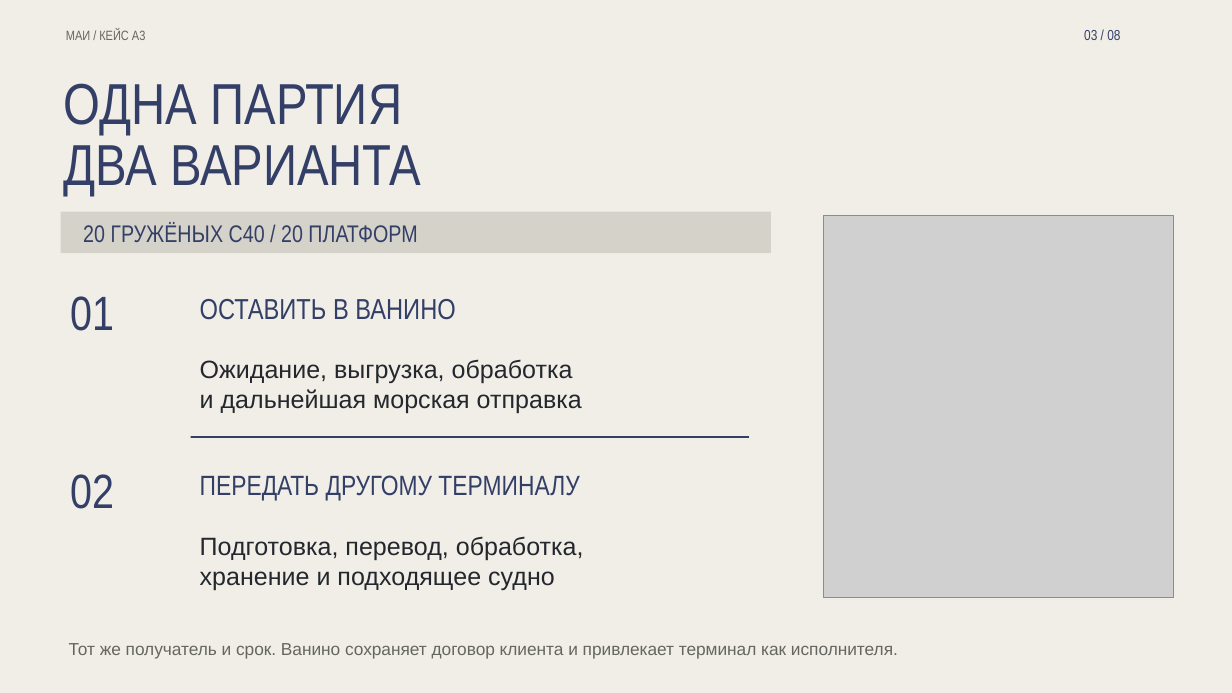
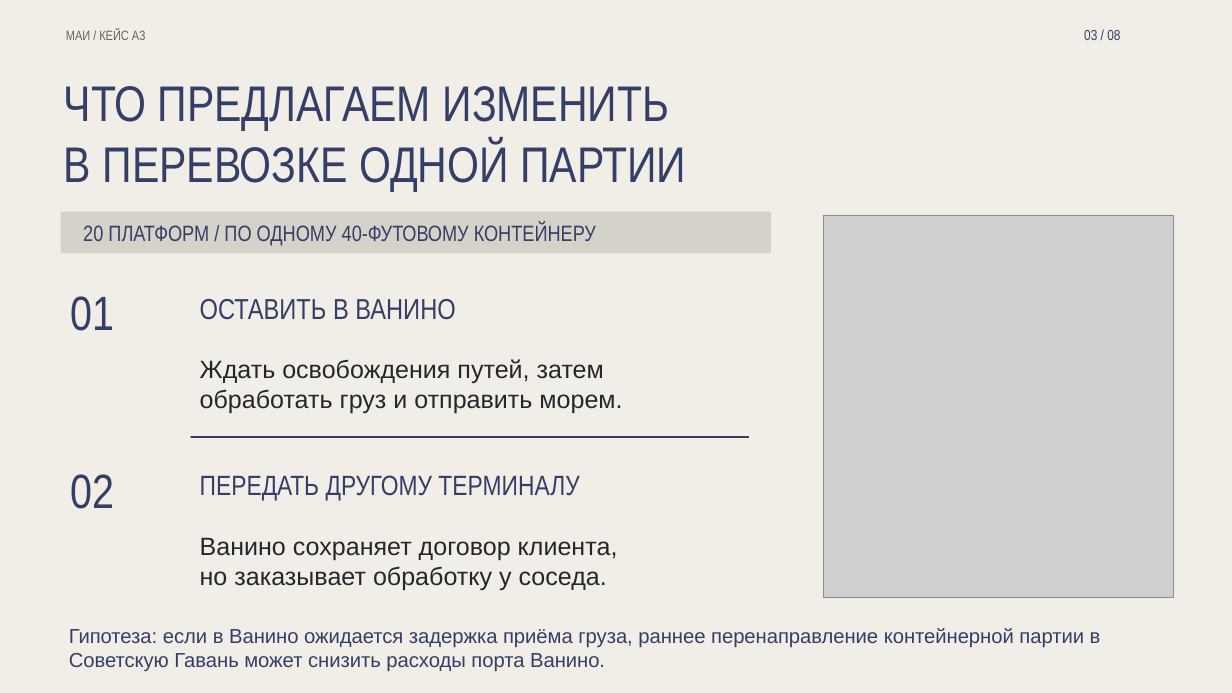
Before and after one commit to iszenzi/case-championship-hackathon-3-case, a slide deck: slide 3 of presentation/Vanino_Object_Motion.pptx. Drawn at 1232x693 pixels with LibreOffice and Linux fonts; fonts in the diff are those of the drawing; grey boxes stand for pictures. Boxes give left, top, right and bottom in pixels: in the first picture for what was removed or moved away, otherwise in the second. Text is boxed around its words. In the diff, an @@ line names an element or a change of style, - is before the commit and + after.

```diff
--- a/presentation/Vanino_Object_Motion.pptx
+++ b/presentation/Vanino_Object_Motion.pptx
@@ text at [64, 86, 670, 131]: text changed; size 45 to 39 pt @@
-ОДНА ПАРТИЯ
+ЧТО ПРЕДЛАГАЕМ ИЗМЕНИТЬ
@@ text at [64, 142, 686, 192]: text changed; size 45 to 39 pt @@
-ДВА ВАРИАНТА
+В ПЕРЕВОЗКЕ ОДНОЙ ПАРТИИ
@@ text at [83, 223, 596, 246]: text changed; size 18.8 to 17.2 pt @@
-20 ГРУЖЁНЫХ C40 / 20 ПЛАТФОРМ
+20 ПЛАТФОРМ / ПО ОДНОМУ 40-ФУТОВОМУ КОНТЕЙНЕРУ
@@ text at [200, 359, 622, 413]: text changed @@
-Ожидание, выгрузка, обработка
-и дальнейшая морская отправка
+Ждать освобождения путей, затем
+обработать груз и отправить морем.
@@ text at [200, 537, 618, 590]: text changed @@
-Подготовка, перевод, обработка,
-хранение и подходящее судно
+Ванино сохраняет договор клиента,
+но заказывает обработку у соседа.
@@ text at [69, 628, 1101, 671]: text changed; size 13.5 to 15.8 pt; text colour #656661 to #343F68 @@
-Тот же получатель и срок. Ванино сохраняет договор клиента и привлекает терминал как исполнителя.
+Гипотеза: если в Ванино ожидается задержка приёма груза, раннее перенаправление контейнерной партии в Советскую Гавань может снизить расходы порта Ванино.
```
Also in this commit, not shown: 4 other slides changed, 3 slides added, 3 slides removed, 11 other files.
